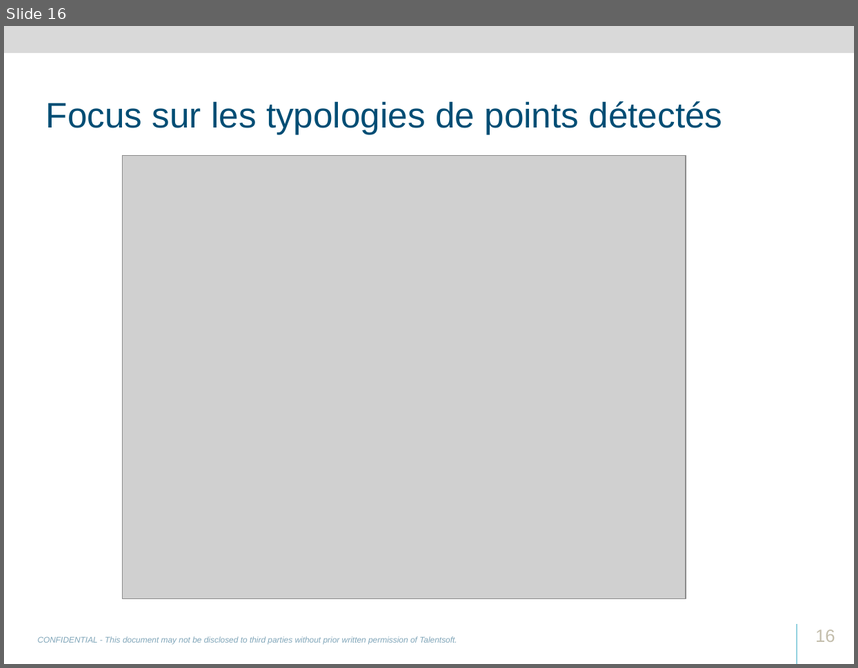
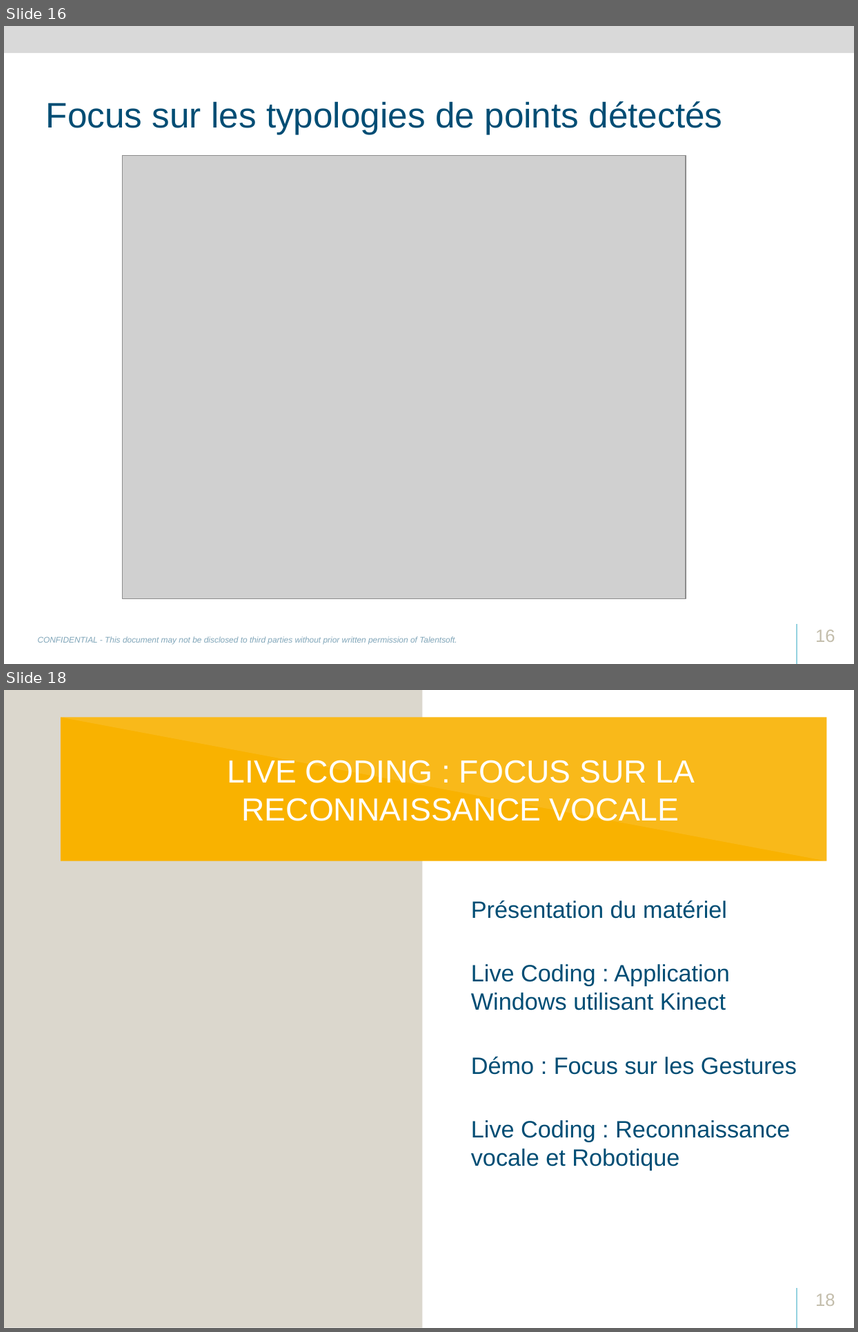
Before and after one commit to svanacker/cen-info-kinect, a slide deck: Talentsoft-RD-Academy-Kinect.pptx. Shown one above the other, each under a label of ours: slide 16 before the commit, slides 16 and 18 after it; the slides between them are not shown. The pictures are 858x668 and 858x1332 pixels, drawn with LibreOffice and Linux fonts; fonts in the diff are those of the drawing; grey boxes stand for pictures; background and template pictures are left out. Boxes give left, top, right and bottom in pixels: in the first picture for what was removed or moved away, otherwise in the second. Text is boxed around its words. In the diff, an @@ line names an element or a change of style, - is before the commit and + after.

Commit message:
Update the Powerpoint presentation, Add Stop / Start / Left / Right commands from Vocal

```diff
--- a/Talentsoft-RD-Academy-Kinect.pptx
+++ b/Talentsoft-RD-Academy-Kinect.pptx
@@ slide 18 added at [4,690,854,1328], background #FFFFFF; not listed: 1 template element that a slide beside it also shows @@
@@ rectangle added at [4,690,422,1328], fill #DBD7CD @@
@@ rectangle added at [61,717,827,861], fill #F9B200 @@
@@ right triangle added at [61,717,827,861], fill #FFFFFF at 10% opacity @@
@@ title added at [228,760,695,821], 27 pt, text #FFFFFF @@
+LIVE CODING : FOCUS SUR LA RECONNAISSANCE VOCALE
@@ text added at [471,900,797,1170], 20 pt, text #004D74 @@
+1. Présentation du matériel
+2. Live Coding : Application Windows utilisant Kinect
+3. Démo : Focus sur les Gestures
+4. Live Coding : Reconnaissance vocale et Robotique
@@ page number added at [815,1293,835,1305], 15 pt, text #C3BDAB @@
+18
```
Also in this commit, not shown: 4 slides changed, 8 other slides added, 2 slides removed, 4 other files.
